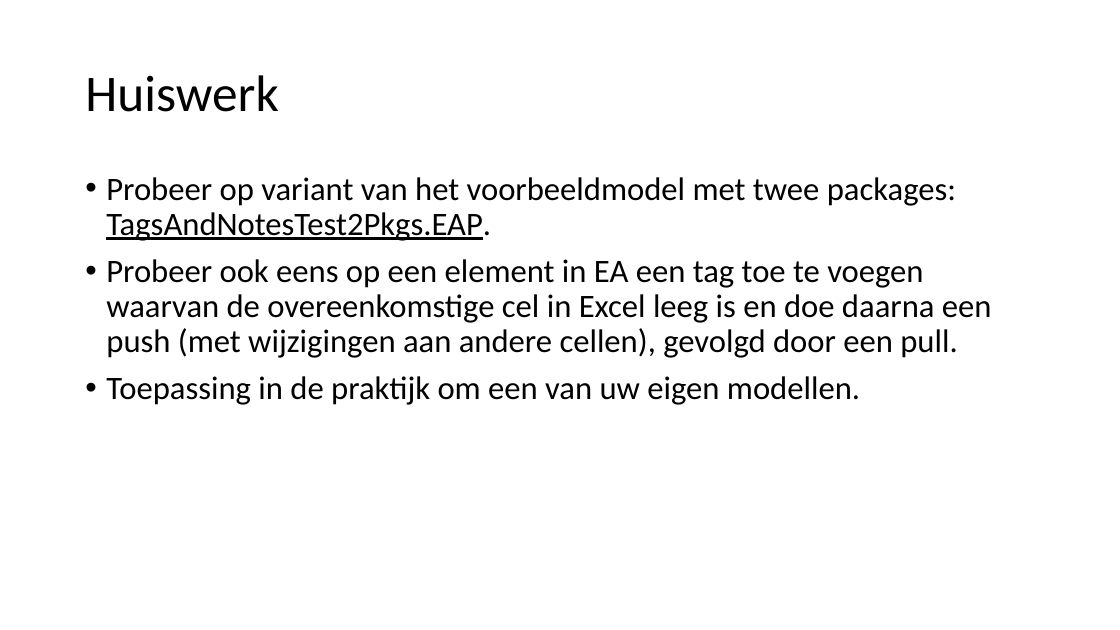
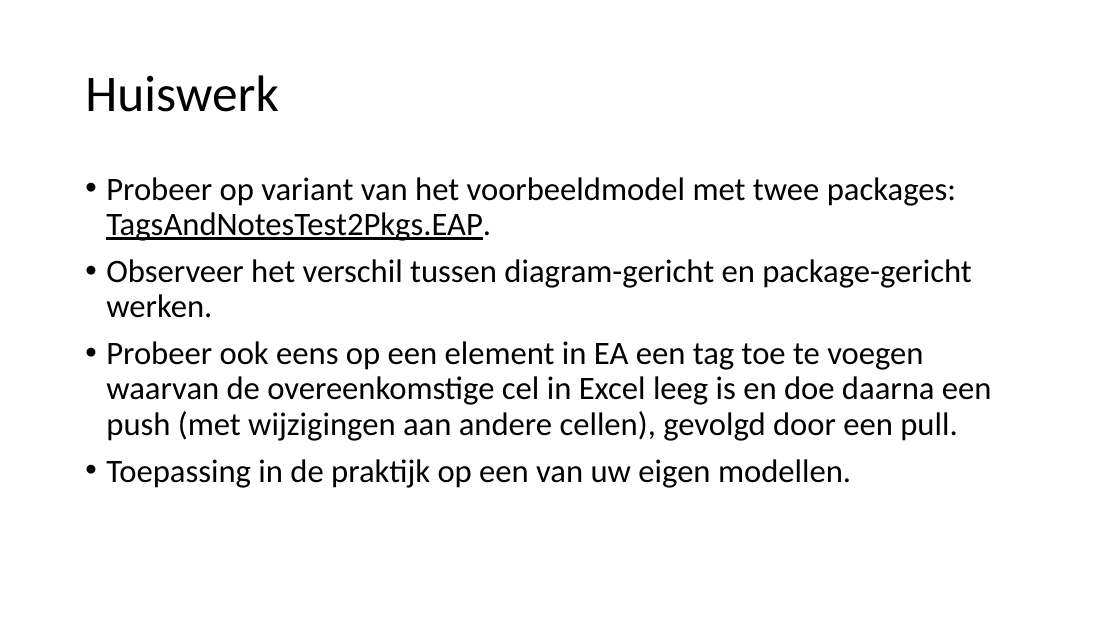
Before and after one commit to Informatievlaanderen/OSLO-allerleiTooltjes, a slide deck: slide 8 of EA-Excel/TagsAndNotes/pptx/TagsAndNotes.pptx. Drawn at 1120x630 pixels with LibreOffice and Linux fonts; fonts in the diff are those of the drawing. Boxes give left, top, right and bottom in pixels: in the first picture for what was removed or moved away, otherwise in the second. Text is boxed around its words. In the diff, an @@ line names an element or a change of style, - is before the commit and + after.

Commit message:
+ diagram-gericht werken

```diff
--- a/EA-Excel/TagsAndNotes/pptx/TagsAndNotes.pptx
+++ b/EA-Excel/TagsAndNotes/pptx/TagsAndNotes.pptx
@@ text at box(106, 259, 971, 318): paragraph added @@
+• Observeer het verschil tussen diagram-gericht en package-gericht werken.
@@ text at box(106, 459, 851, 488): text changed @@
-• Toepassing in de praktijk om een van uw eigen modellen.
+• Toepassing in de praktijk op een van uw eigen modellen.
```
Also in this commit, not shown: 5 other slides changed, 6 other files.
